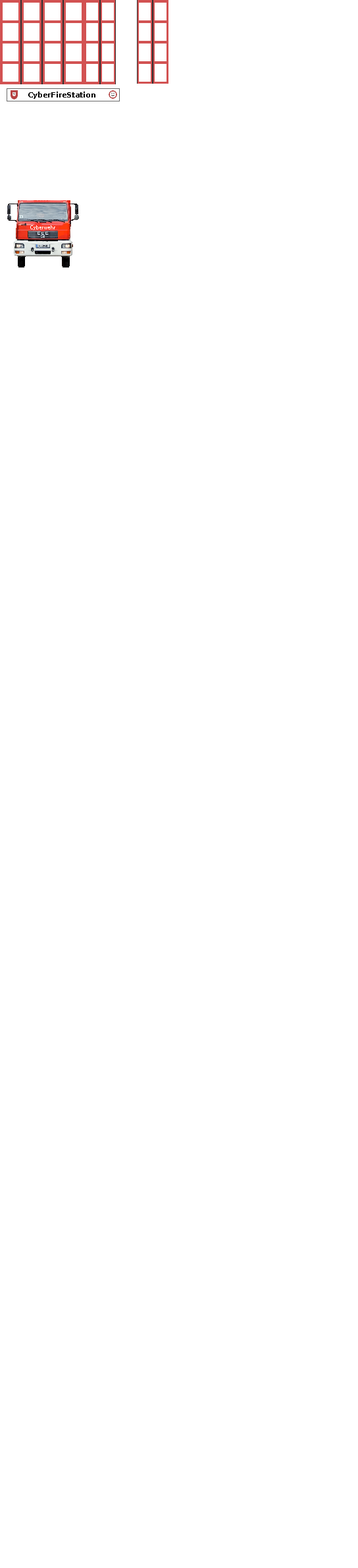
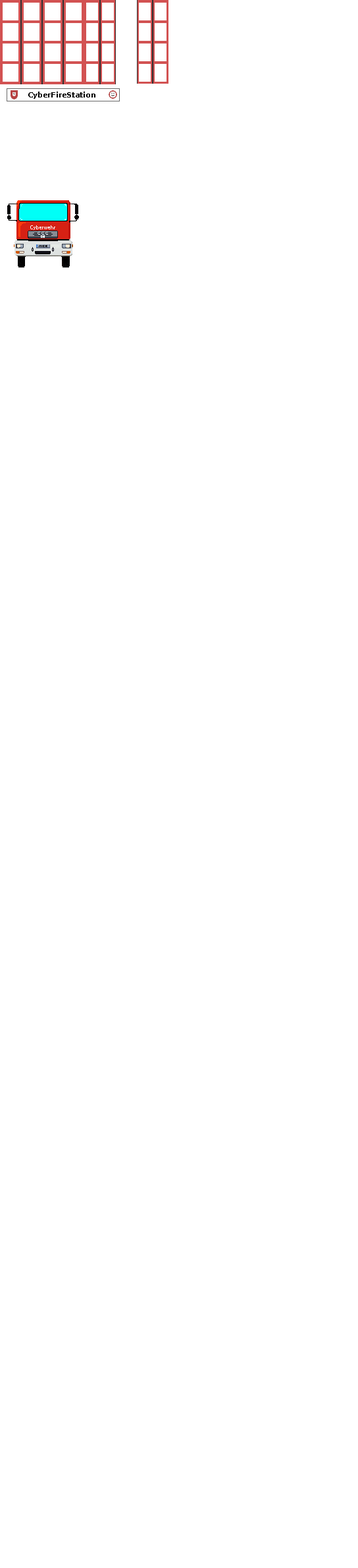
Revision of a layered (358, 1568) image; what changed, layer by layer:
painted on "fahrzeuge_front.jpg" over [7, 200, 80, 267]
